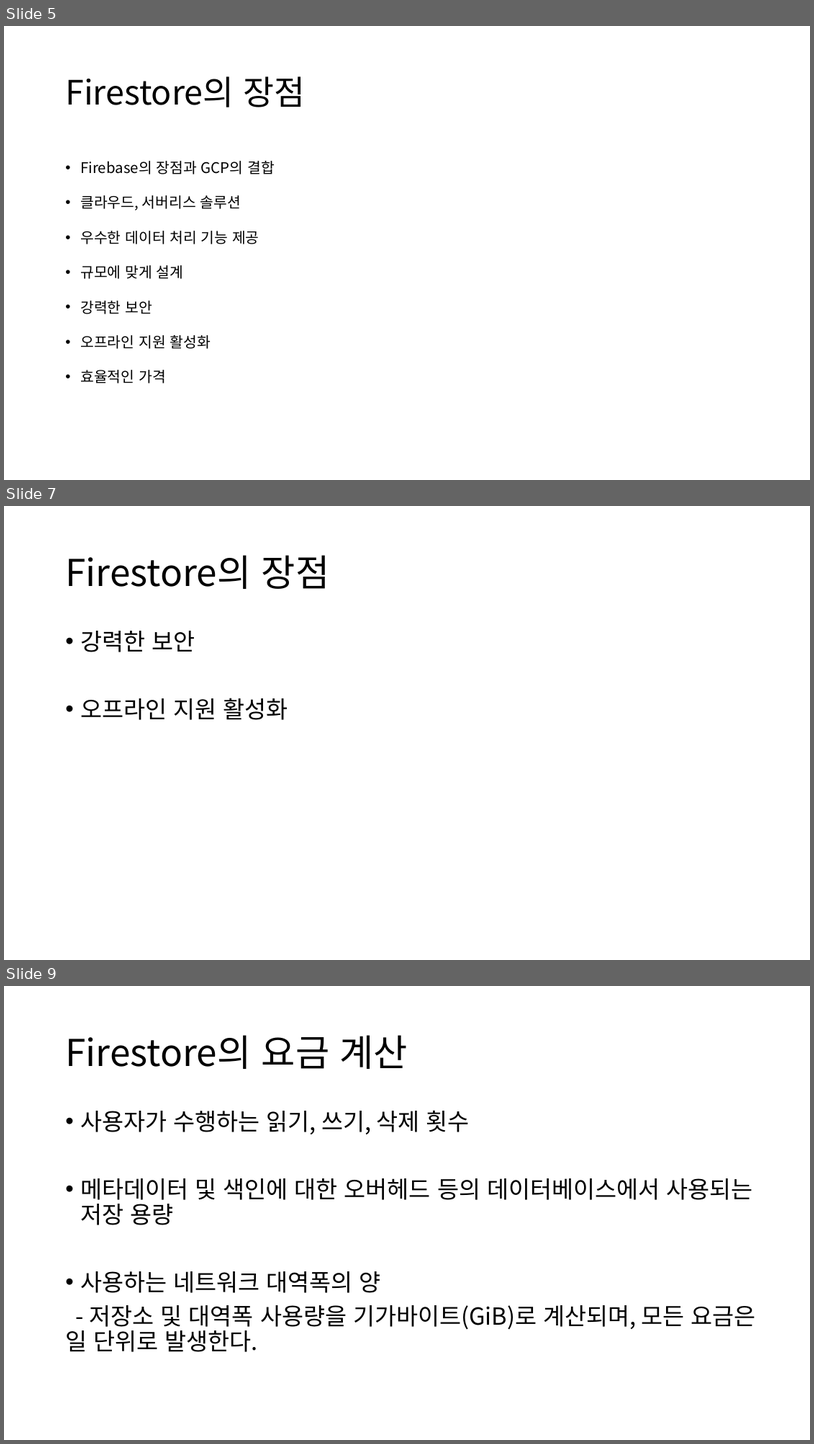
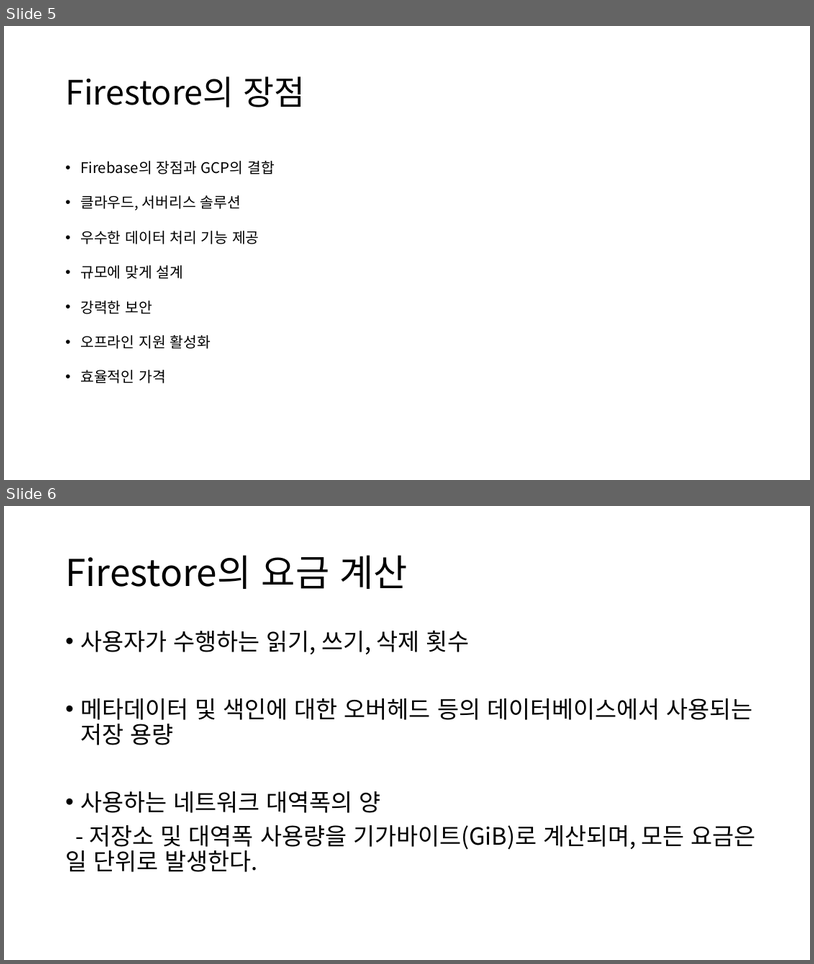
Before and after one commit to popuyaha/gcp-bootstrap-client, a slide deck: GCP기반 Serverless 아키텍쳐.pptx. Shown one above the other, each under a label of ours: slides 5, 7 and 9 before the commit, slides 5 and 6 after it; the slides between them are not shown. The pictures are 814x1444 and 814x964 pixels, drawn with LibreOffice and Linux fonts; fonts in the diff are those of the drawing. Boxes give left, top, right and bottom in pixels: in the first picture for what was removed or moved away, otherwise in the second. Text is boxed around its words. In the diff, an @@ line names an element or a change of style, - is before the commit and + after.

```diff
--- a/GCP기반 Serverless 아키텍쳐.pptx
+++ b/GCP기반 Serverless 아키텍쳐.pptx
@@ slide 7 removed at <box>4,506,810,960</box>, background #FFFFFF @@
@@ title removed at <box>65,555,329,589</box> @@
-Firestore의 장점
@@ text removed at <box>80,631,288,720</box> @@
-• 강력한 보안
-• 오프라인 지원 활성화
@@ what was slide 9 is now slide 6 @@
```
Also in this commit, not shown: 2 other slides removed, 17 other files.
